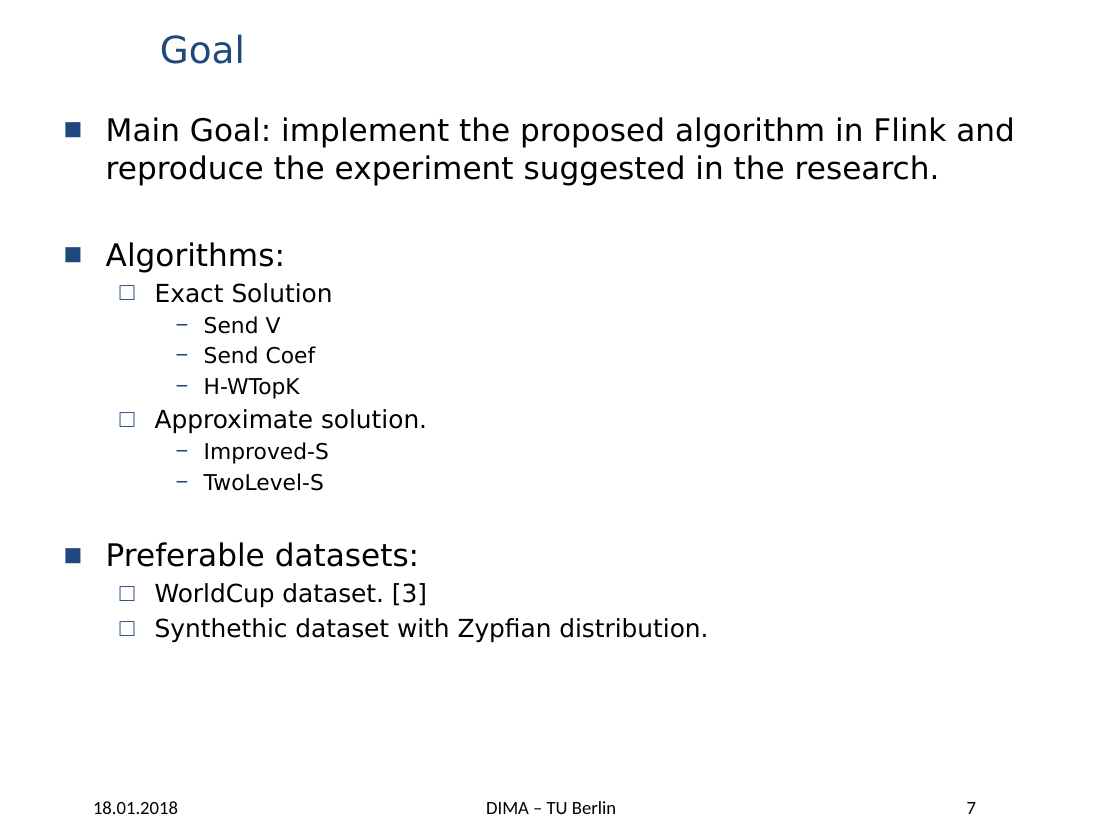
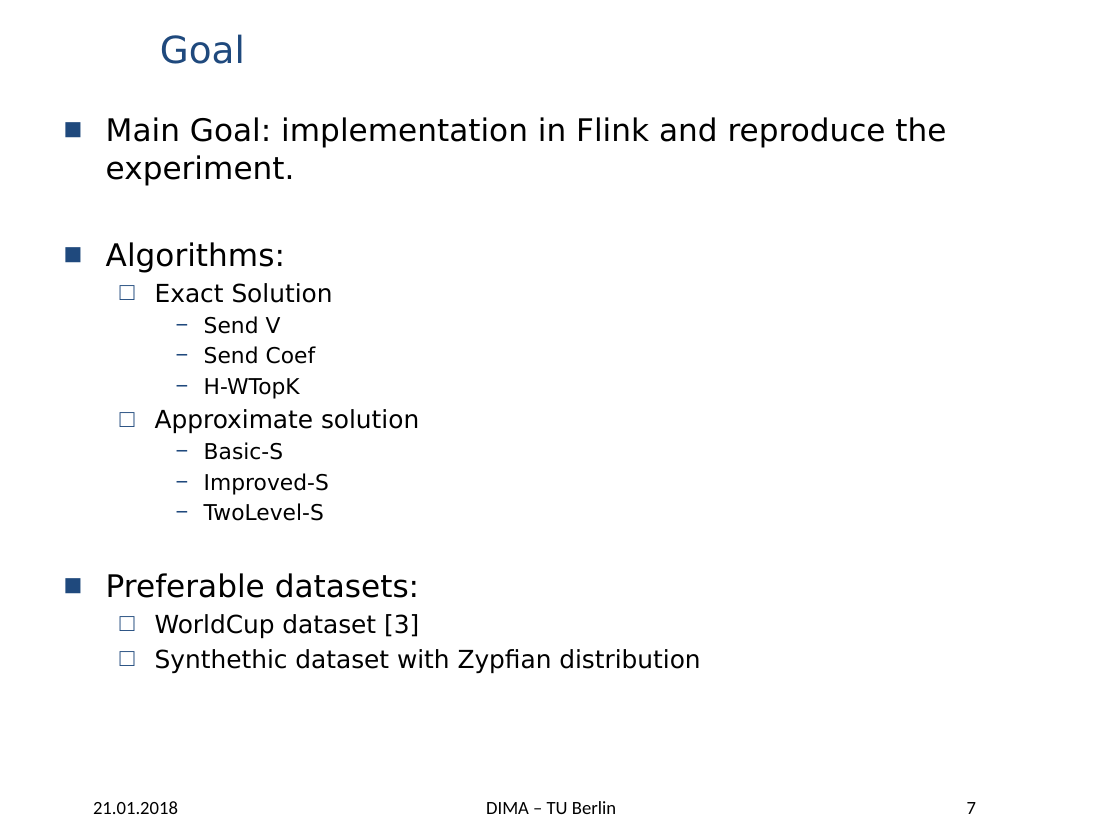
Before and after one commit to panduwicaksono91/wave-hist, a slide deck: slide 7 of BDAPRO Midterm Presentation - Wavelet Histogram.pptx. Drawn at 1120x840 pixels with LibreOffice and Linux fonts; fonts in the diff are those of the drawing; background and template pictures are left out. Boxes give left, top, right and bottom in pixels: in the first picture for what was removed or moved away, otherwise in the second. Text is boxed around its words. In the diff, an @@ line names an element or a change of style, - is before the commit and + after.

```diff
--- a/BDAPRO Midterm Presentation - Wavelet Histogram.pptx
+++ b/BDAPRO Midterm Presentation - Wavelet Histogram.pptx
@@ text at [106,117,946,185]: text changed @@
-■ Main Goal: implement the proposed algorithm in Flink and reproduce the experiment suggested in the research.
+■ Main Goal: implementation in Flink and reproduce the experiment.
@@ text at [155,409,419,460]: text changed @@
-  □ Approximate solution.
+  □ Approximate solution
+    − Basic-S
@@ text at [155,614,700,674]: text changed @@
-  □ WorldCup dataset. [3]
-  □ Synthethic dataset with Zypfian distribution.
+  □ WorldCup dataset [3]
+  □ Synthethic dataset with Zypfian distribution
@@ text at [93,801,178,814]: text changed @@
-18.01.2018
+21.01.2018
```
Also in this commit, not shown: 17 other slides changed, 5 slides added, 1 slide removed.
